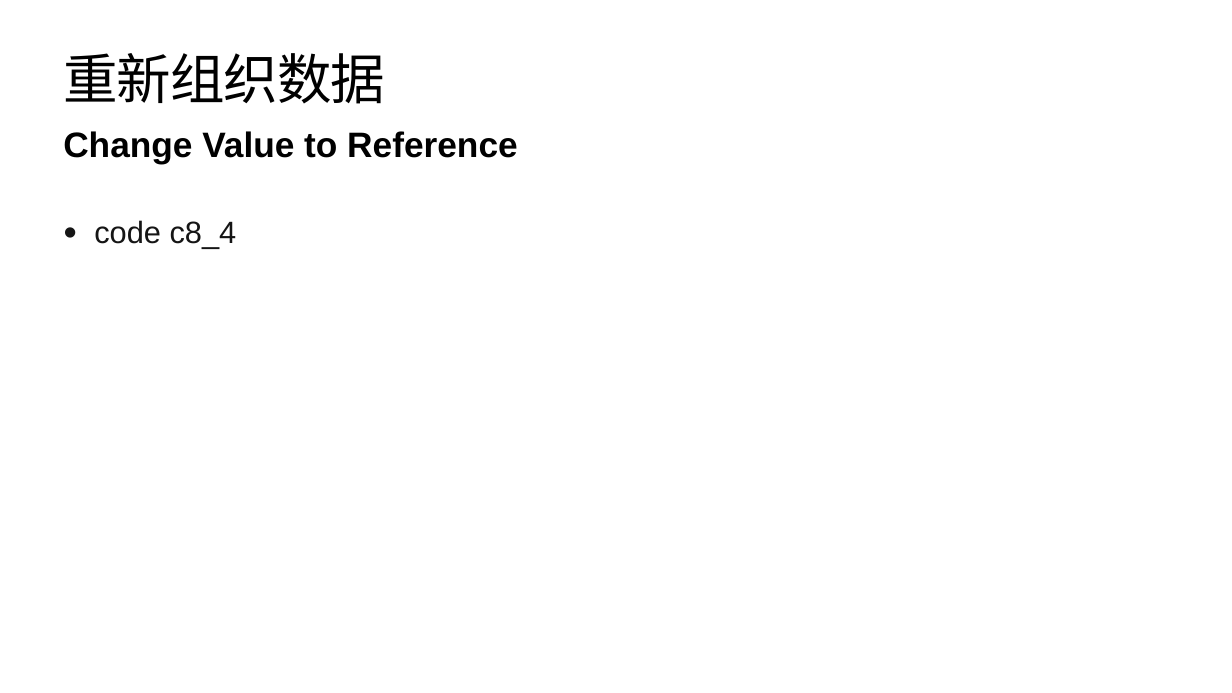
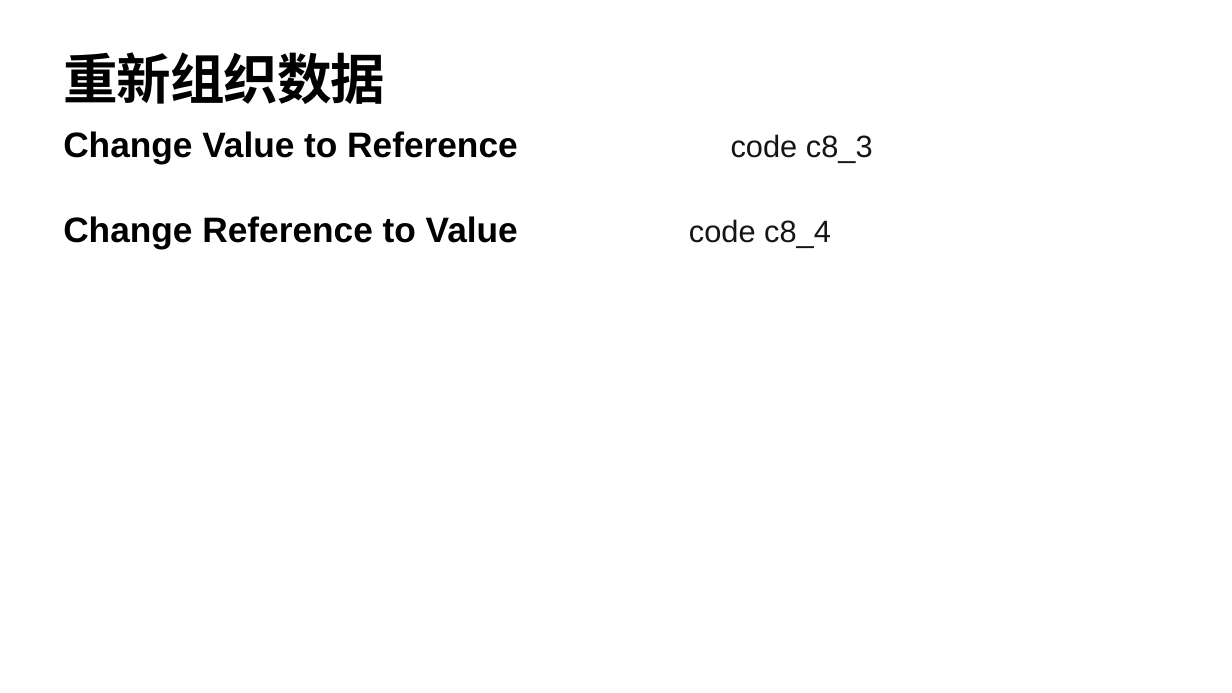
Before and after one commit to YingVickyCao/YingVickyCao.github.io, a slide deck: slide 23 of books/Refactoring/session/Refactoring_2.pptx (slide 24 before the commit). Drawn at 1232x693 pixels with LibreOffice and Linux fonts; fonts in the diff are those of the drawing. Boxes give left, top, right and bottom in pixels: in the first picture for what was removed or moved away, otherwise in the second. Text is boxed around its words. In the diff, an @@ line names an element or a change of style, - is before the commit and + after.

```diff
--- a/books/Refactoring/session/Refactoring_2.pptx
+++ b/books/Refactoring/session/Refactoring_2.pptx
@@ title "重新组织数据" at [64,52,386,104]: bold on @@
@@ text at [63,131,873,248]: text changed @@
-Change Value to Reference
+Change Value to Reference code c8_3
+Change Reference to Value code c8_4
@@ text removed at [94,220,237,249] @@
-• code c8_4
```
Also in this commit, not shown: 54 other slides changed, 1 slide added, 14 slides removed, 2 other files.
